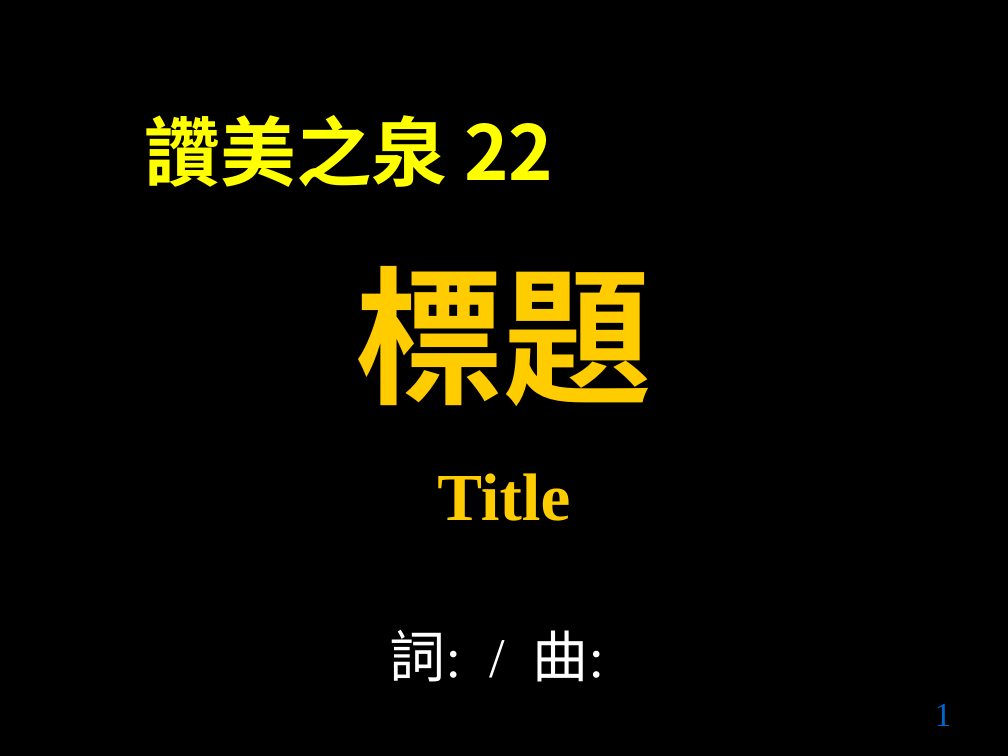
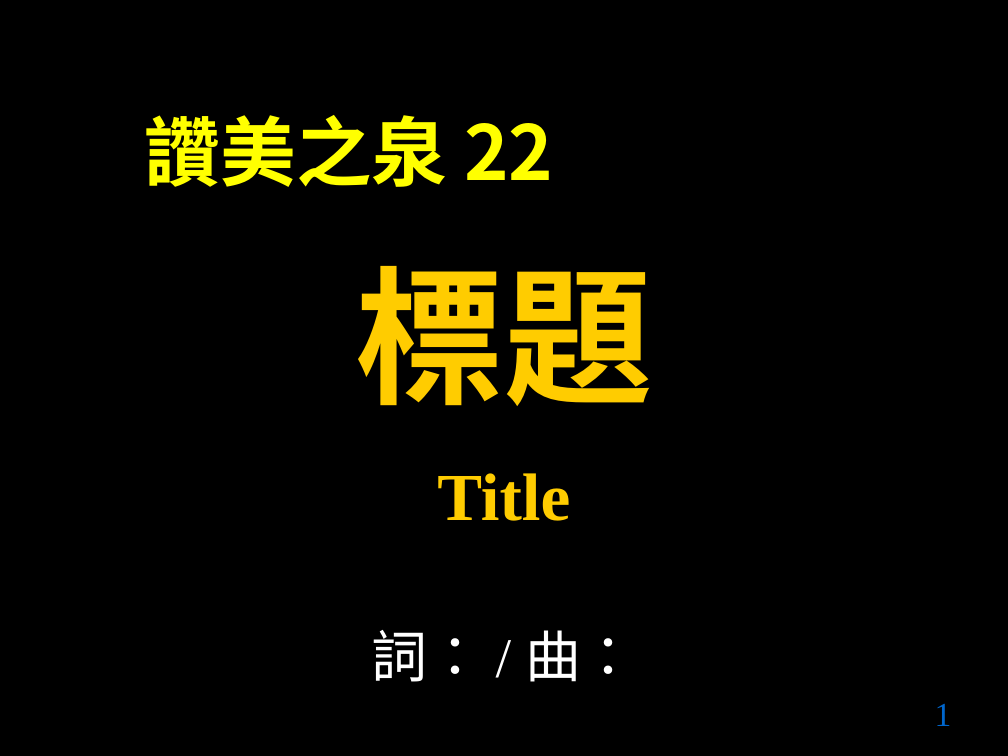
Before and after one commit to yupingso/numbered-musical-notation, a slide deck: slide 1 of ppt/template.pptx. Drawn at 1008x756 pixels with LibreOffice and Linux fonts; fonts in the diff are those of the drawing. Boxes give left, top, right and bottom in pixels: in the first picture for what was removed or moved away, otherwise in the second. Text is boxed around its words. In the diff, an @@ line names an element or a change of style, - is before the commit and + after.

Commit message:
Use fullwidth "：" in template.pptx

```diff
--- a/ppt/template.pptx
+++ b/ppt/template.pptx
@@ text at (x1=371, y1=630, x2=637, y2=682): text changed @@
-詞: / 曲:
+詞： / 曲：
```
